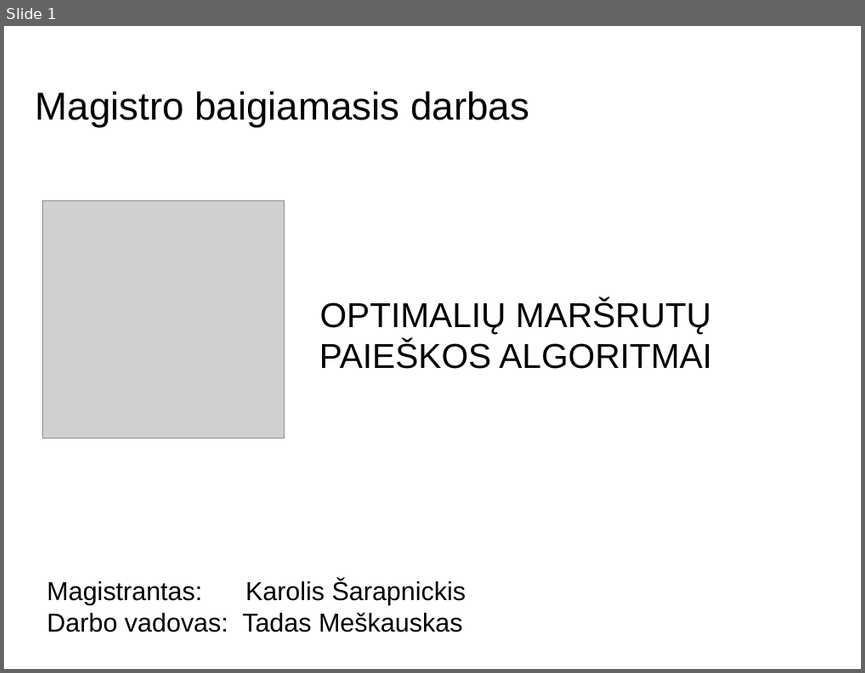
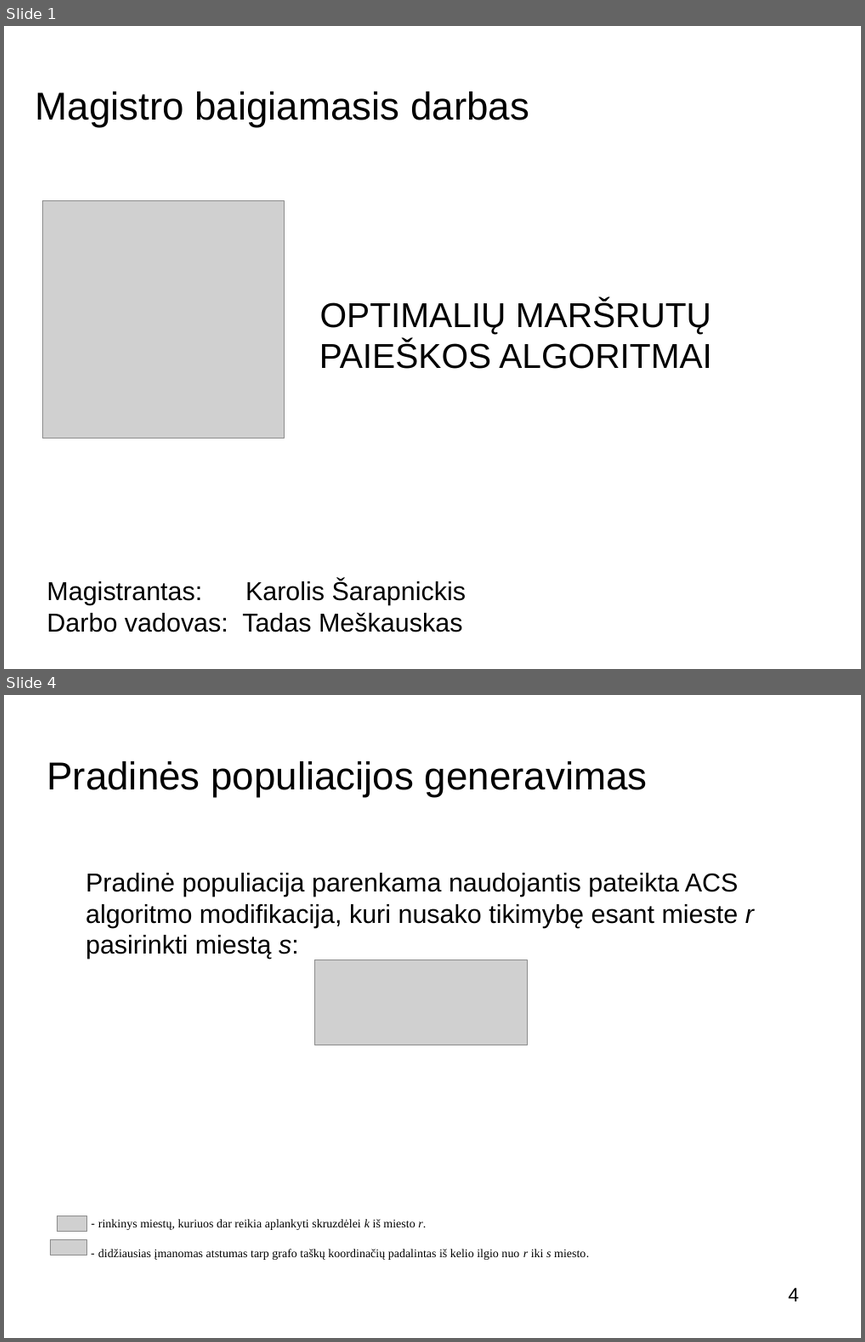
Before and after one commit to buz-zard/_archive, a slide deck: final-thesis/doc/presentation_[K.Š.].odp. Shown one above the other, each under a label of ours: slide 1 before the commit, slides 1 and 4 after it; the slides between them are not shown. The pictures are 865x673 and 865x1342 pixels, drawn with LibreOffice and Linux fonts; fonts in the diff are those of the drawing; grey boxes stand for pictures; background and template pictures are left out. Boxes give left, top, right and bottom in pixels: in the first picture for what was removed or moved away, otherwise in the second. Text is boxed around its words. In the diff, an @@ line names an element or a change of style, - is before the commit and + after.

```diff
--- a/final-thesis/doc/presentation_[K.Š.].odp
+++ b/final-thesis/doc/presentation_[K.Š.].odp
@@ slide 4 added at [4,695,861,1338], background picture (left out) @@
@@ title added at [46,761,647,798], 36 pt, text #000000 @@
+Pradinės populiacijos generavimas
@@ text added at [86,873,754,959], 24 pt, text #000000 @@
+Pradinė populiacija parenkama naudojantis pateikta ACS algoritmo modifikacija, kuri nusako tikimybę esant mieste r pasirinkti miestą s:
@@ picture added at [315,960,528,1045] @@
@@ picture added at [57,1215,87,1231] @@
@@ text added at [98,1219,589,1259], 11 pt, text #000000 @@
+- rinkinys miestų, kuriuos dar reikia aplankyti skruzdėlei k iš miesto r.
+- didžiausias įmanomas atstumas tarp grafo taškų koordinačių padalintas iš kelio ilgio nuo r iki s miesto.
@@ picture added at [51,1240,86,1255] @@
@@ page number added at [788,1287,799,1301], 18 pt, text #000000 @@
+4
```
Also in this commit, not shown: 3 slides changed, 12 other slides added, 5 slides removed, 4 other files.
